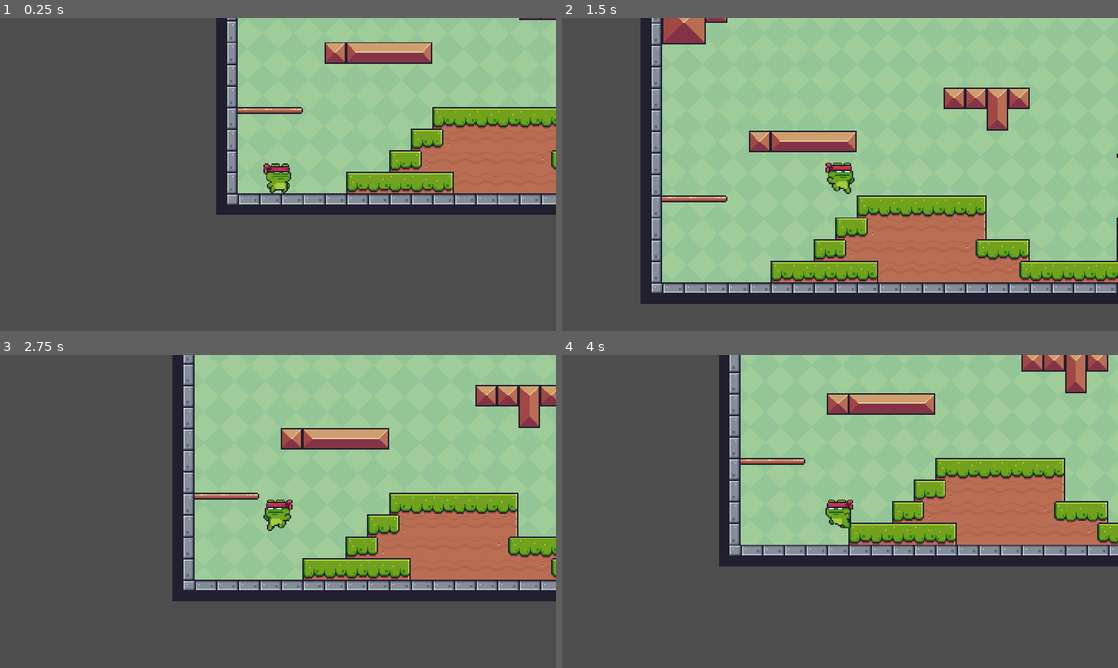
Above: before the commit, frames 1-4 (two rows, left to right).
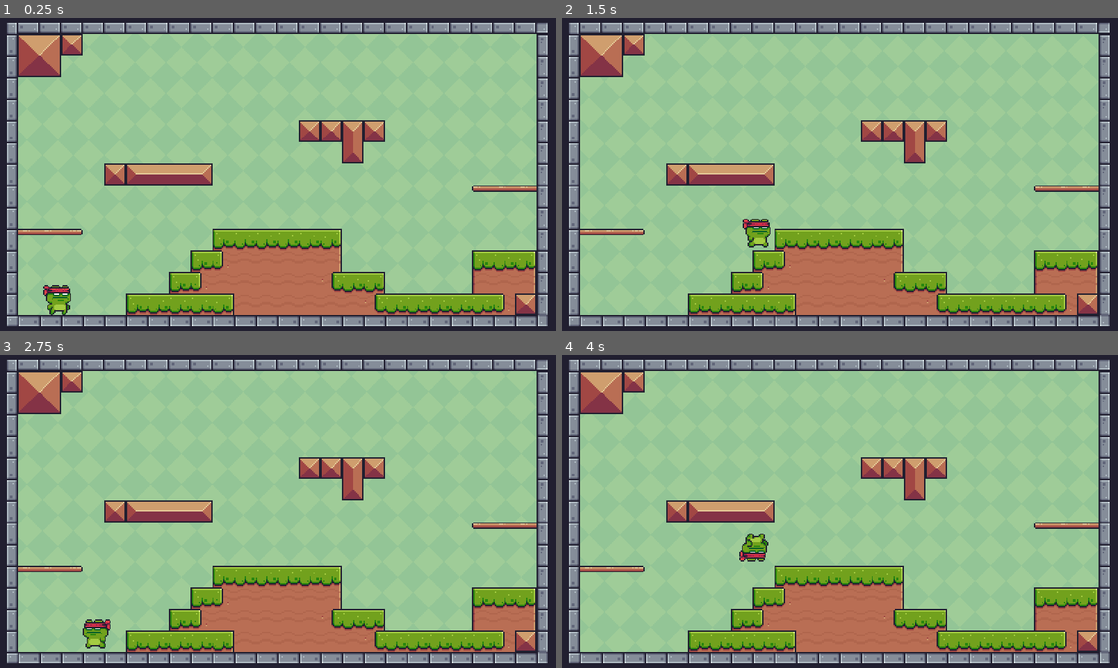
Above: after the commit, the same moments.

Repository: GitGinocchio/Platformer-Game
Game: Godot game, scene res://scenes/game.tscn
The game is run twice, just before and just after one commit, with the same random seed, the same clock (stepped at 60 frames per second) and the same inputs.
Inputs:
- Up to frame 1 (0.25 s): no input
- Up to frame 2 (1.5 s): tap Enter at 0.5 s; hold D (right) from 0.53 s (still down); tap Space (jump) at 0.6, 0.77, 1.07, 1.35 s
- Up to frame 3 (2.75 s): tap Space (jump) at 1.52, 1.82, 2.1 s; release D (right) at 2.03 s; hold A (left) from 2.03 s (still down)
- Up to frame 4 (4 s): release A (left) at 2.78 s; hold D (right) from 2.78 s (still down); tap Space (jump) at 2.85, 3.02, 3.32, 3.6, 3.77 s

The runs differ from the first frame. In frame 1, 83% of the frame differs, in the area x 0-100%, y 0-100%; in frame 2, 55%; in frame 3, 73%; in frame 4, 77%.

Commit message:
player walljump fix, dustparticles and spikes

Diff:
--- /dev/null
+++ b/scenes/characters/DustParticles.gd
@@ -0,0 +1,34 @@
+extends GPUParticles2D
+
+@onready var character = $'..'
+
+var last_animation
+
+func _ready() -> void:
+	pass
+
+func _physics_process(delta: float) -> void:
+	var current_animation = character.sprite.animation
+	var direction = character.sprite.flip_h
+
+	if current_animation != last_animation:
+		if current_animation == 'idle' and last_animation == 'fall':
+			one_shot = true
+			emitting = true
+			restart()
+		elif current_animation == 'run' and last_animation == 'idle':
+			emitting = true
+			one_shot = true
+			restart()
+	else:
+		if current_animation == 'run':
+			if one_shot:
+				one_shot = false
+			if not emitting:
+				emitting = true
+
+	last_animation = current_animation
+
+
+func _on_finished() -> void:
+	pass # Replace with function body.
--- a/scenes/character_1.tscn
+++ b/scenes/characters/character_1.tscn
@@ -1,13 +1,15 @@
-[gd_scene load_steps=54 format=3 uid="uid://b3jceichgrcoh"]
+[gd_scene load_steps=59 format=3 uid="uid://b3jceichgrcoh"]
 
 [ext_resource type="Texture2D" uid="uid://bvhrf2qpaaw26" path="res://assets/Main Characters/Ninja Frog/Hit (32x32).png" id="1_3116g"]
 [ext_resource type="Texture2D" uid="uid://b61cxj0ghjk7k" path="res://assets/Main Characters/Ninja Frog/Double Jump (32x32).png" id="1_d6xmn"]
+[ext_resource type="Script" path="res://scripts/Character.gd" id="1_nxohu"]
 [ext_resource type="Texture2D" uid="uid://dexfkgurs3ha1" path="res://assets/Main Characters/Ninja Frog/Idle (32x32).png" id="1_obeyh"]
-[ext_resource type="Script" path="res://scenes/Character.gd" id="1_pwrem"]
 [ext_resource type="Texture2D" uid="uid://pe65f6bxy4rn" path="res://assets/Main Characters/Ninja Frog/Jump (32x32).png" id="2_qyso7"]
 [ext_resource type="Texture2D" uid="uid://423r2irt8lta" path="res://assets/Main Characters/Ninja Frog/Fall (32x32).png" id="2_yj6la"]
 [ext_resource type="Texture2D" uid="uid://df1v4uan032vy" path="res://assets/Main Characters/Ninja Frog/Run (32x32).png" id="3_mya65"]
 [ext_resource type="Texture2D" uid="uid://0wevv14kum7r" path="res://assets/Main Characters/Ninja Frog/Wall Jump (32x32).png" id="7_ca2gd"]
+[ext_resource type="Texture2D" uid="uid://d4ha024dxygwe" path="res://assets/Other/Dust Particle.png" id="9_0gcq8"]
+[ext_resource type="Script" path="res://scenes/characters/DustParticles.gd" id="10_yrkyl"]
 
 [sub_resource type="AtlasTexture" id="AtlasTexture_0xtt7"]
 atlas = ExtResource("1_d6xmn")
@@ -348,26 +350,73 @@
 "speed": 20.0
 }]
 
+[sub_resource type="Curve" id="Curve_3aj3q"]
+_data = [Vector2(0, 0.871921), 0.0, 0.0, 0, 0, Vector2(0.549689, 0.391626), -5.5234, -5.5234, 0, 0, Vector2(0.667702, 0), 0.0, 0.0, 0, 0]
+point_count = 3
+
+[sub_resource type="CurveTexture" id="CurveTexture_r0i4m"]
+width = 2048
+curve = SubResource("Curve_3aj3q")
+
+[sub_resource type="ParticleProcessMaterial" id="ParticleProcessMaterial_3k0tb"]
+particle_flag_disable_z = true
+particle_flag_damping_as_friction = true
+emission_shape_scale = Vector3(0, 0, 0)
+emission_shape = 1
+emission_sphere_radius = 30.0
+direction = Vector3(-1, 0, 0)
+spread = 20.0
+initial_velocity_min = 20.0
+initial_velocity_max = 50.0
+gravity = Vector3(0, 0, 0)
+linear_accel_max = 10.0
+scale_min = 0.25
+scale_max = 1.5
+scale_curve = SubResource("CurveTexture_r0i4m")
+turbulence_noise_speed_random = 1.1
+collision_mode = 2
+
 [sub_resource type="CapsuleShape2D" id="CapsuleShape2D_7vexs"]
 radius = 9.0
 height = 26.0
 
 [node name="Character" type="CharacterBody2D"]
-script = ExtResource("1_pwrem")
+script = ExtResource("1_nxohu")
+GRAVITY = 1200
+WALL_JUMP_HORIZONTAL_VELOCITY = 50.0
 
 [node name="Sprite" type="AnimatedSprite2D" parent="."]
+unique_name_in_owner = true
+position = Vector2(3.8147e-06, -1.90735e-06)
 scale = Vector2(2.5, 2.5)
 sprite_frames = SubResource("SpriteFrames_vndoc")
 animation = &"idle"
 autoplay = "idle"
 
+[node name="DustParticles" type="GPUParticles2D" parent="."]
+position = Vector2(7.62939e-06, 40)
+scale = Vector2(1, 1)
+emitting = false
+amount = 30
+process_material = SubResource("ParticleProcessMaterial_3k0tb")
+texture = ExtResource("9_0gcq8")
+lifetime = 2.0
+one_shot = true
+speed_scale = 2.0
+explosiveness = 1.0
+fixed_fps = 0
+interpolate = false
+local_coords = true
+script = ExtResource("10_yrkyl")
+
 [node name="Collision" type="CollisionShape2D" parent="."]
-position = Vector2(0, 7.5)
+position = Vector2(-7.62939e-06, 8)
 scale = Vector2(2.5, 2.5)
 shape = SubResource("CapsuleShape2D_7vexs")
 
 [node name="Camera2D" type="Camera2D" parent="."]
+enabled = false
 position_smoothing_speed = 300.0
 
-[connection signal="animation_changed" from="Sprite" to="." method="_on_sprite_animation_changed"]
 [connection signal="animation_finished" from="Sprite" to="." method="_on_sprite_animation_finished"]
+[connection signal="finished" from="DustParticles" to="DustParticles" method="_on_finished"]
--- a/scenes/game.tscn
+++ b/scenes/game.tscn
@@ -1,16 +1,15 @@
 [gd_scene load_steps=3 format=3 uid="uid://bfpvbyp3x25og"]
 
-[ext_resource type="PackedScene" uid="uid://bsivvnhh35cwo" path="res://scenes/map_1.tscn" id="1_imdv8"]
-[ext_resource type="PackedScene" uid="uid://b3jceichgrcoh" path="res://scenes/character_1.tscn" id="1_yuc6k"]
+[ext_resource type="PackedScene" uid="uid://bsivvnhh35cwo" path="res://scenes/maps/map_1.tscn" id="1_fxjds"]
+[ext_resource type="PackedScene" uid="uid://b3jceichgrcoh" path="res://scenes/characters/character_1.tscn" id="2_e46br"]
 
 [node name="Game" type="Node2D"]
 
-[node name="map" parent="." instance=ExtResource("1_imdv8")]
+[node name="map" parent="." instance=ExtResource("1_fxjds")]
 position = Vector2(-576, -384)
 
-[node name="Character" parent="." instance=ExtResource("1_yuc6k")]
+[node name="Character" parent="." instance=ExtResource("2_e46br")]
 position = Vector2(-448, 208)
 
 [node name="Camera2D" type="Camera2D" parent="."]
 position = Vector2(8, -48)
-enabled = false
--- a/scenes/map_1.tscn
+++ b/scenes/maps/map_1.tscn
@@ -51,15 +51,18 @@
 17:0/0 = 0
 17:0/0/physics_layer_0/linear_velocity = Vector2(0, 0)
 17:0/0/physics_layer_0/angular_velocity = 0.0
-17:0/0/physics_layer_0/polygon_0/points = PackedVector2Array(-8, -8, 8, -8, 8, -3.03462, -8, -3.00678)
+17:0/0/physics_layer_0/polygon_0/points = PackedVector2Array(-8, -8, 8, -8, 8, -3, -8, -3.125)
+17:0/0/physics_layer_0/polygon_0/one_way = true
 18:0/0 = 0
 18:0/0/physics_layer_0/linear_velocity = Vector2(0, 0)
 18:0/0/physics_layer_0/angular_velocity = 0.0
-18:0/0/physics_layer_0/polygon_0/points = PackedVector2Array(-8, -8, 8, -8, 8, -3.03462, -8, -3.00678)
+18:0/0/physics_layer_0/polygon_0/points = PackedVector2Array(-8, -8, 8, -8, 8, -3, -8, -3.125)
+18:0/0/physics_layer_0/polygon_0/one_way = true
 19:0/0 = 0
 19:0/0/physics_layer_0/linear_velocity = Vector2(0, 0)
 19:0/0/physics_layer_0/angular_velocity = 0.0
-19:0/0/physics_layer_0/polygon_0/points = PackedVector2Array(-8, -8, 8, -8, 8, -3.03462, -8, -3.00678)
+19:0/0/physics_layer_0/polygon_0/points = PackedVector2Array(-8, -8, 8, -8, 8, -3, -8, -3.125)
+19:0/0/physics_layer_0/polygon_0/one_way = true
 0:1/0 = 0
 0:1/0/physics_layer_0/linear_velocity = Vector2(0, 0)
 0:1/0/physics_layer_0/angular_velocity = 0.0
@@ -100,15 +103,18 @@
 17:1/0 = 0
 17:1/0/physics_layer_0/linear_velocity = Vector2(0, 0)
 17:1/0/physics_layer_0/angular_velocity = 0.0
-17:1/0/physics_layer_0/polygon_0/points = PackedVector2Array(-8, -8, 8, -8, 8, -3.03462, -8, -3.00678)
+17:1/0/physics_layer_0/polygon_0/points = PackedVector2Array(-8, -8, 8, -8, 8, -3, -8, -3.125)
+17:1/0/physics_layer_0/polygon_0/one_way = true
 18:1/0 = 0
 18:1/0/physics_layer_0/linear_velocity = Vector2(0, 0)
 18:1/0/physics_layer_0/angular_velocity = 0.0
-18:1/0/physics_layer_0/polygon_0/points = PackedVector2Array(-8, -8, 8, -8, 8, -3.03462, -8, -3.00678)
+18:1/0/physics_layer_0/polygon_0/points = PackedVector2Array(-8, -8, 8, -8, 8, -3, -8, -3.125)
+18:1/0/physics_layer_0/polygon_0/one_way = true
 19:1/0 = 0
 19:1/0/physics_layer_0/linear_velocity = Vector2(0, 0)
 19:1/0/physics_layer_0/angular_velocity = 0.0
-19:1/0/physics_layer_0/polygon_0/points = PackedVector2Array(-8, -8, 8, -8, 8, -3.03462, -8, -3.00678)
+19:1/0/physics_layer_0/polygon_0/points = PackedVector2Array(-8, -8, 8, -8, 8, -3, -8, -3.125)
+19:1/0/physics_layer_0/polygon_0/one_way = true
 0:2/0 = 0
 0:2/0/physics_layer_0/linear_velocity = Vector2(0, 0)
 0:2/0/physics_layer_0/angular_velocity = 0.0
@@ -133,15 +139,18 @@
 17:2/0 = 0
 17:2/0/physics_layer_0/linear_velocity = Vector2(0, 0)
 17:2/0/physics_layer_0/angular_velocity = 0.0
-17:2/0/physics_layer_0/polygon_0/points = PackedVector2Array(-8, -8, 8, -8, 8, -3.03462, -8, -3.00678)
+17:2/0/physics_layer_0/polygon_0/points = PackedVector2Array(-8, -8, 8, -8, 8, -3, -8, -3.125)
+17:2/0/physics_layer_0/polygon_0/one_way = true
 18:2/0 = 0
 18:2/0/physics_layer_0/linear_velocity = Vector2(0, 0)
 18:2/0/physics_layer_0/angular_velocity = 0.0
-18:2/0/physics_layer_0/polygon_0/points = PackedVector2Array(-8, -8, 8, -8, 8, -3.03462, -8, -3.00678)
+18:2/0/physics_layer_0/polygon_0/points = PackedVector2Array(-8, -8, 8, -8, 8, -3, -8, -3.125)
+18:2/0/physics_layer_0/polygon_0/one_way = true
 19:2/0 = 0
 19:2/0/physics_layer_0/linear_velocity = Vector2(0, 0)
 19:2/0/physics_layer_0/angular_velocity = 0.0
-19:2/0/physics_layer_0/polygon_0/points = PackedVector2Array(-8, -8, 8, -8, 8, -3.03462, -8, -3.00678)
+19:2/0/physics_layer_0/polygon_0/points = PackedVector2Array(-8, -8, 8, -8, 8, -3, -8, -3.125)
+19:2/0/physics_layer_0/polygon_0/one_way = true
 0:4/0 = 0
 0:4/0/physics_layer_0/linear_velocity = Vector2(0, 0)
 0:4/0/physics_layer_0/angular_velocity = 0.0
--- /dev/null
+++ b/scenes/traps/spikes.tscn
@@ -0,0 +1,15 @@
+[gd_scene load_steps=3 format=3 uid="uid://b0rc2vbqc1866"]
+
+[ext_resource type="Texture2D" uid="uid://cl8ko7q3vj8q5" path="res://assets/Traps/Spikes/Idle.png" id="1_7iu8s"]
+
+[sub_resource type="RectangleShape2D" id="RectangleShape2D_4x4us"]
+size = Vector2(15, 7)
+
+[node name="Spikes" type="Sprite2D"]
+texture = ExtResource("1_7iu8s")
+
+[node name="StaticBody2D" type="StaticBody2D" parent="."]
+position = Vector2(-0.5, 4.5)
+
+[node name="CollisionShape2D" type="CollisionShape2D" parent="StaticBody2D"]
+shape = SubResource("RectangleShape2D_4x4us")
--- a/scenes/Character.gd
+++ b/scripts/Character.gd
@@ -17,15 +17,24 @@
 @onready var sprite = $Sprite
 
 var double_jumped = false
-var jumped_from_wall = false
+var walljump_left = false
+var walljump_right = false
 
 func _on_sprite_animation_finished() -> void:
 	if sprite.animation == 'jump':
 		velocity.x = 0
+		if walljump_left:
+			walljump_left = false
+		if walljump_right:
+			walljump_right = false
 		sprite.play('fall')
 	elif sprite.animation == 'doublejump':
 		velocity.x = 0
 		sprite.play('fall')
+		if walljump_left:
+			walljump_left = false
+		if walljump_right:
+			walljump_right = false
 
 func _physics_process(delta: float) -> void:
 	if is_on_wall_only():
@@ -34,12 +43,20 @@
 			velocity.y = 0 #move_toward(velocity.y, 0, WALL_SLIDE_DECELERATION * delta)
 		else:
 			velocity.y += WALL_SLIDE_GRAVITY * delta
+
+		if sprite.flip_h:
+			walljump_left = true
+		else:
+			walljump_right = true
+
 		if sprite.animation not in ['walljump']:
 			sprite.play('walljump')
 	elif is_on_floor():
 		if sprite.animation not in ['run','idle']:
 			sprite.play('idle')
 		double_jumped = false
+		walljump_right = false
+		walljump_left = false
 	else:
 		velocity.y += GRAVITY * delta
 		if sprite.animation not in ['fall','jump','doublejump']:
@@ -49,21 +66,13 @@
 	var direction := Input.get_axis("left", "right")
 
 	if direction:
-		if direction == -1:
-			if is_on_wall_only() and sprite.flip_h:
-				print('ciao')
-				velocity.x = 0
-			else:
-				velocity.x = direction * SPEED
-				sprite.flip_h = true
+		if direction == -1 and not walljump_left:
+			velocity.x = direction * SPEED
+			sprite.flip_h = true
 
-		else:
-			if is_on_wall_only() and not sprite.flip_h:
-				print('ciao')
-				velocity.x = 0
-			else:
-				velocity.x = direction * SPEED
-				sprite.flip_h = false
+		elif direction == 1 and not walljump_right:
+			velocity.x = direction * SPEED
+			sprite.flip_h = false
 
 		if sprite.animation not in ['run','jump','fall', 'doublejump','walljump']:
 			sprite.play('run')
@@ -75,20 +84,40 @@
 			sprite.play('idle')
 
 	if Input.is_action_just_pressed("jump"):
-		if is_on_floor():
+		if not double_jumped and is_on_wall_only():
+			velocity.x = WALL_JUMP_HORIZONTAL_VELOCITY * (1 if sprite.flip_h else -1)
+			velocity.y = JUMP_VELOCITY
+
+
+			if sprite.flip_h:
+				walljump_left = true
+			else:
+				walljump_right = true
+
+			sprite.flip_h = not sprite.flip_h
+			double_jumped = false
+
+			sprite.play('jump')
+		elif is_on_wall_only():
+			velocity.x = WALL_JUMP_HORIZONTAL_VELOCITY * (1 if sprite.flip_h else -1)
+			velocity.y = JUMP_VELOCITY
+
+
+			if sprite.flip_h:
+				walljump_left = true
+			else:
+				walljump_right = true
+
+			sprite.flip_h = not sprite.flip_h
+			double_jumped = false
+
+			sprite.play('jump')
+		elif is_on_floor():
 			sprite.play('jump')
 			velocity.y = JUMP_VELOCITY
 		elif not double_jumped:
 			sprite.play('doublejump')
 			velocity.y = DOUBLE_JUMP_VELOCITY
 			double_jumped = true
-		elif is_on_wall_only():
-			velocity.x = WALL_JUMP_HORIZONTAL_VELOCITY * (1 if sprite.flip_h else -1)
-			velocity.y = JUMP_VELOCITY
-
-			sprite.flip_h = not sprite.flip_h
-			double_jumped = false
-
-			sprite.play('jump')
 
 	move_and_slide()
--- a/scripts/old.Character.gd
+++ /dev/null
@@ -1,112 +0,0 @@
-extends CharacterBody2D
-
-# Get the gravity from the project settings to be synced with RigidBody nodes.
-
-#ProjectSettings.get_setting("physics/2d/default_gravity")
-@export var SPEED = 300.0
-
-@export var JUMP_VELOCITY = -500.0
-@export var DOUBLE_JUMP_VELOCITY = -500.0
-
-@export var GRAVITY : int = 980
-
-@export var WALL_SLIDE_GRAVITY : int = 200 #490 # GRAVITY / 2.0
-@export var WALL_SLIDE_DECELERATION = 500.0
-@export var WALL_JUMP_HORIZONTAL_VELOCITY = 200.0
-
-
-@onready var sprite = $Sprite
-
-var double_jumped : bool = false
-var wall_sticking : bool = false
-
-func _ready() -> void:
-	pass
-
-func _process(delta : float) -> void:
-	pass
-
-func _on_sprite_animation_changed() -> void:
-	pass
-
-func _on_sprite_animation_finished() -> void:
-	if sprite.animation == 'jump':
-		velocity.x = 0
-		sprite.play('fall')
-	elif sprite.animation == 'doublejump':
-		velocity.x = 0
-		sprite.play('fall')
-
-func _physics_process(delta: float) -> void:
-	if is_on_wall_only():
-		wall_sticking = true
-		velocity.x = 0
-		if velocity.y < 0:
-			velocity.y = 0 #move_toward(velocity.y, 0, WALL_SLIDE_DECELERATION * delta)
-		else:
-			velocity.y += WALL_SLIDE_GRAVITY * delta
-		if sprite.animation not in ['walljump']:
-			sprite.play('walljump')
-	elif is_on_floor():
-		if sprite.animation not in ['run','idle']:
-			sprite.play('idle')
-		wall_sticking = false
-		double_jumped = false
-	else:
-		wall_sticking = false
-		velocity.y += GRAVITY * delta
-		if sprite.animation not in ['fall','jump','doublejump']:
-			sprite.play('fall')
-
-	# Get the input direction and handle the movement/deceleration.
-	var direction := Input.get_axis("left", "right")
-
-	if direction:
-		if direction == -1:
-			#if Input.is_action_just_pressed('jump'):
-				#velocity.x = 0
-			#else:
-			velocity.x = direction * SPEED
-			wall_sticking = false
-			sprite.flip_h = true
-
-		else:
-			#if Input.is_action_just_pressed('jump'):
-				#velocity.x = 0
-			#else:
-			velocity.x = direction * SPEED
-			wall_sticking = false
-			sprite.flip_h = false
-
-		print(direction, wall_sticking, sprite.flip_h, velocity.x)
-
-		if sprite.animation not in ['run','jump','fall', 'doublejump','walljump']:
-			sprite.play('run')
-	else:
-		if sprite.animation not in ['jump','doublejump']:
-			velocity.x = move_toward(velocity.x, 0, SPEED)
-
-		if sprite.animation not in ['idle','jump','fall', 'doublejump','walljump']:
-			sprite.play('idle')
-
-	if Input.is_action_just_pressed("jump"):
-		if is_on_floor():
-			sprite.play('jump')
-			velocity.y = JUMP_VELOCITY
-		elif not double_jumped:
-			sprite.play('doublejump')
-			velocity.y = DOUBLE_JUMP_VELOCITY
-			double_jumped = true
-		elif is_on_wall_only():
-			velocity.x = 0
-
-			velocity.x = WALL_JUMP_HORIZONTAL_VELOCITY * (1 if sprite.flip_h else -1)
-			velocity.y = JUMP_VELOCITY
-
-			sprite.flip_h = not sprite.flip_h
-			wall_sticking = false
-			double_jumped = false
-
-			sprite.play('jump')
-
-	move_and_slide()
